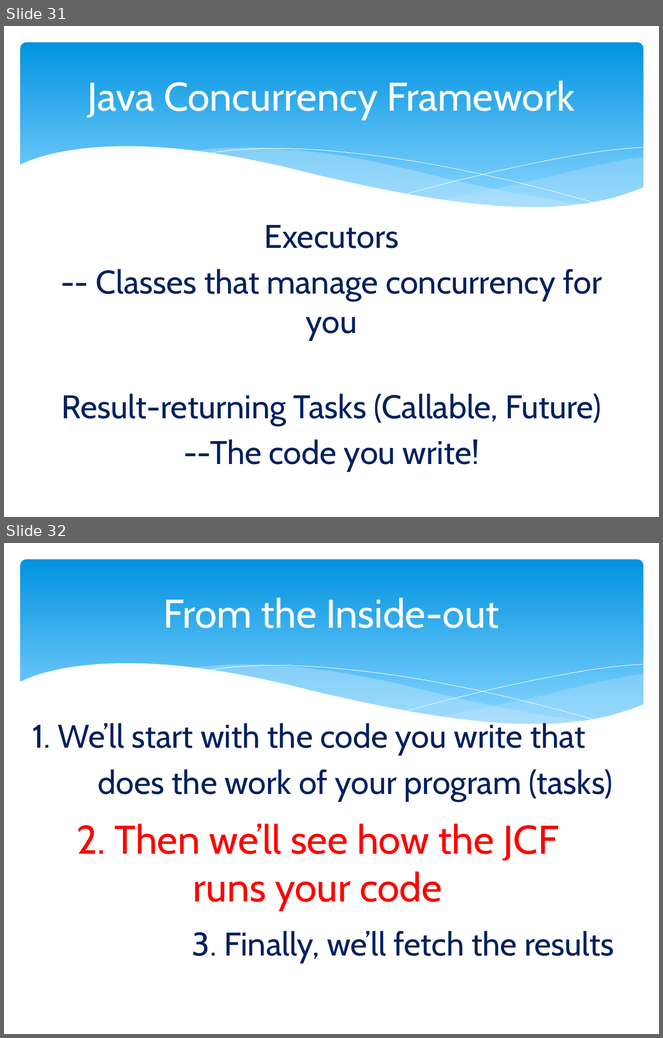
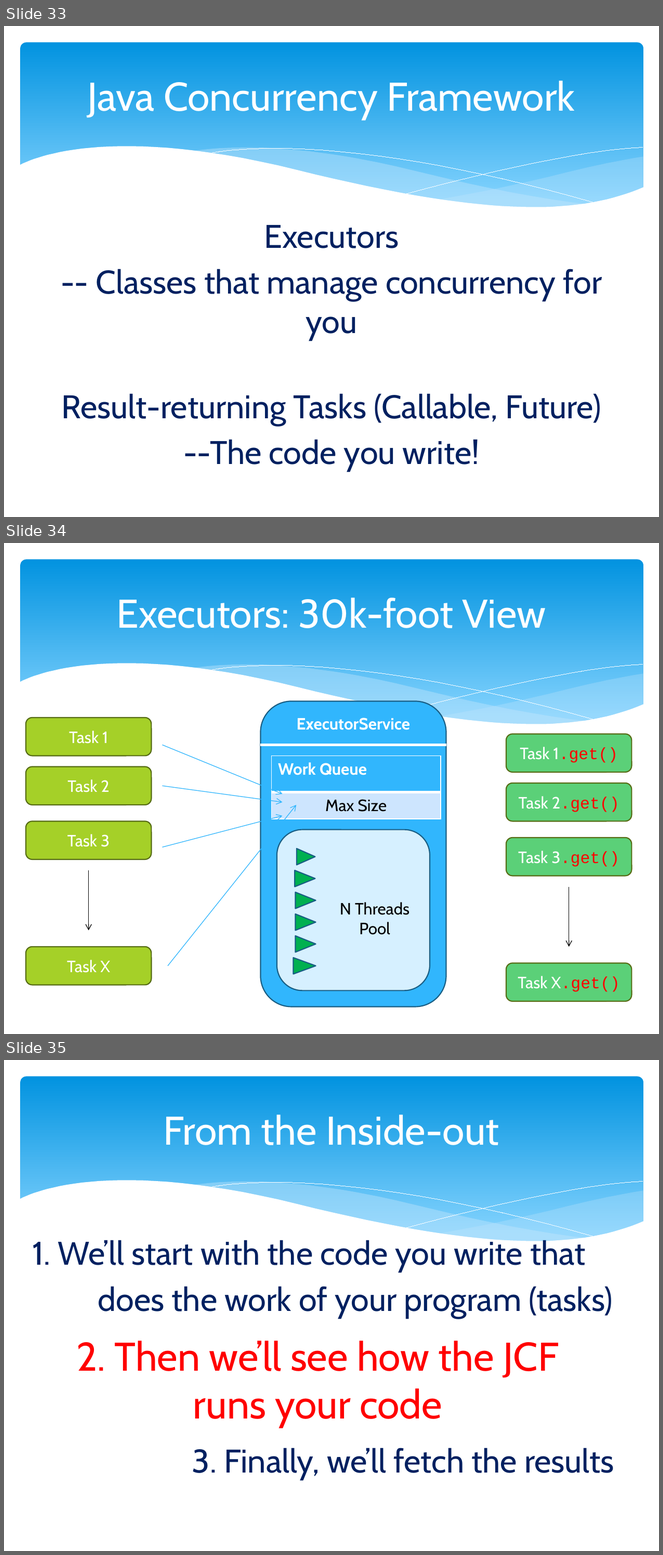
Before and after one commit to marcesher/mxunit-cfmeetups, a slide deck: CFObjective_2012_Concurrency/preso/concurrency_zen.pptx. Shown one above the other, each under a label of ours: slides 31 and 32 before the commit, slides 33, 34 and 35 after it. The pictures are 663x1038 and 663x1555 pixels, drawn with LibreOffice and Linux fonts; fonts in the diff are those of the drawing. Boxes give left, top, right and bottom in pixels: in the first picture for what was removed or moved away, otherwise in the second. Text is boxed around its words. In the diff, an @@ line names an element or a change of style, - is before the commit and + after.

```diff
--- a/CFObjective_2012_Concurrency/preso/concurrency_zen.pptx
+++ b/CFObjective_2012_Concurrency/preso/concurrency_zen.pptx
@@ slide 34 added at bbox=[4, 543, 659, 1034], background #FFFFFF; not listed: 6 template elements that a slide beside it also shows @@
@@ title added at bbox=[117, 598, 546, 628], 44 pt, text #FFFFFF @@
+Executors: 30k-foot View
@@ rounded rectangle added at bbox=[261, 702, 446, 1007], fill #31B6FD, outline #195F84 1.25 pt, 18 pt, text #FFFFFF, bold @@
+ExecutorService
@@ line added from (261, 745) to (446, 745), #FFFFFF 3 pt @@
@@ table added at bbox=[271, 756, 440, 819], 2 rows, 1 columns @@
+Work Queue
+Max Size
@@ group added at bbox=[26, 718, 296, 985]: 5 arrows, 4 rounded rectangles @@
+Task 1
+Task 2
+Task 3
+Task X
@@ text added at bbox=[340, 902, 410, 935], 18 pt, text #000000 @@
+N Threads
+Pool
@@ group added at bbox=[277, 830, 430, 991]: 6 triangles, 1 rounded rectangle @@
@@ group added at bbox=[506, 734, 632, 1002]: 4 rounded rectangles, 1 arrow @@
+Task 1.get()
+Task 2.get()
+Task 3.get()
+Task X.get()
@@ what was slide 31 is now slide 33 @@
@@ what was slide 32 is now slide 35 @@
```
Also in this commit, not shown: 3 slides changed, 5 other slides added, 3 slides removed.
